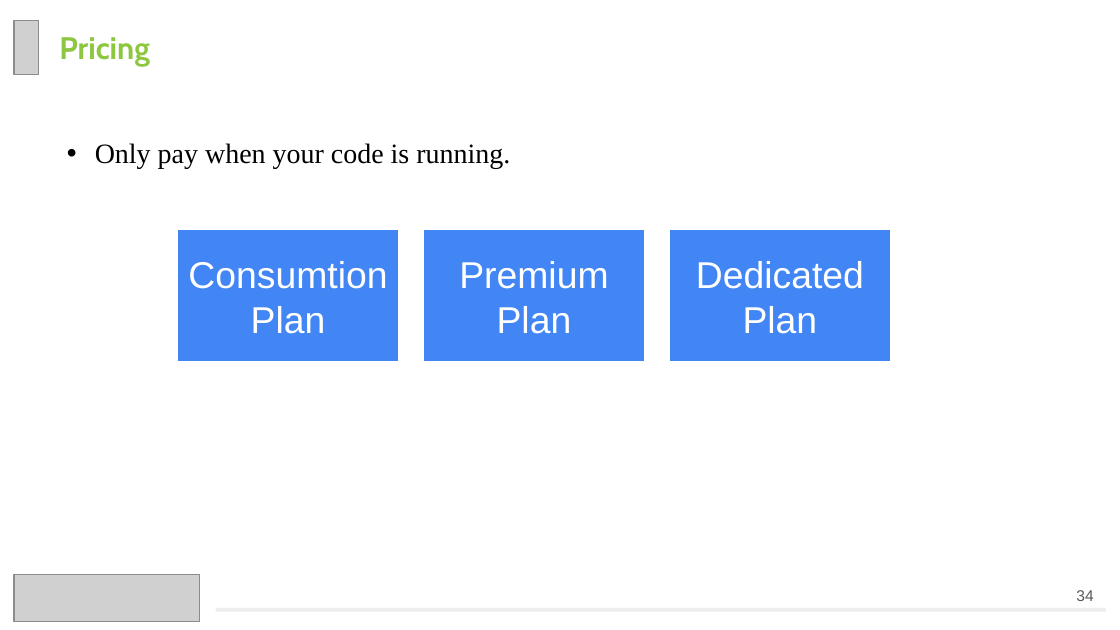
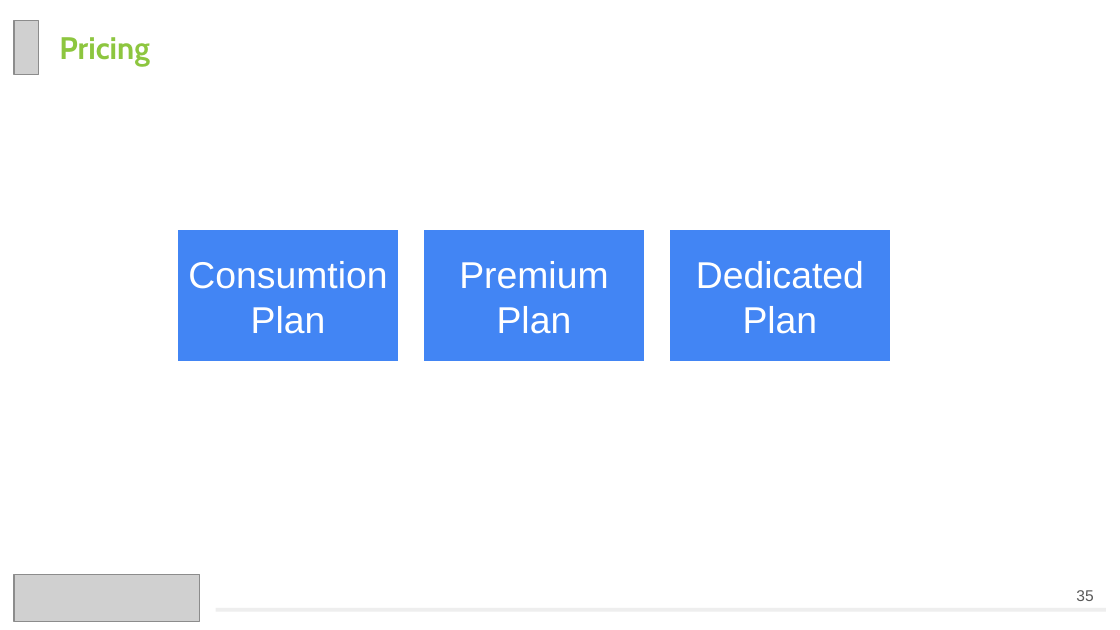
Before and after one commit to Chien-Do/AzureFunction, a slide deck: slide 35 of Chien.do - Azure Functional.pptx (slide 34 before the commit). Drawn at 1120x630 pixels with LibreOffice and Linux fonts; fonts in the diff are those of the drawing; grey boxes stand for pictures. Boxes give left, top, right and bottom in pixels: in the first picture for what was removed or moved away, otherwise in the second. Text is boxed around its words. In the diff, an @@ line names an element or a change of style, - is before the commit and + after.

```diff
--- a/Chien.do - Azure Functional.pptx
+++ b/Chien.do - Azure Functional.pptx
@@ text removed at box(95, 143, 510, 169) @@
-• Only pay when your code is running.
@@ page number at box(1076, 590, 1093, 601): text changed @@
-34
+35
```
Also in this commit, not shown: 5 other slides changed, 1 slide added, 5 other files.
